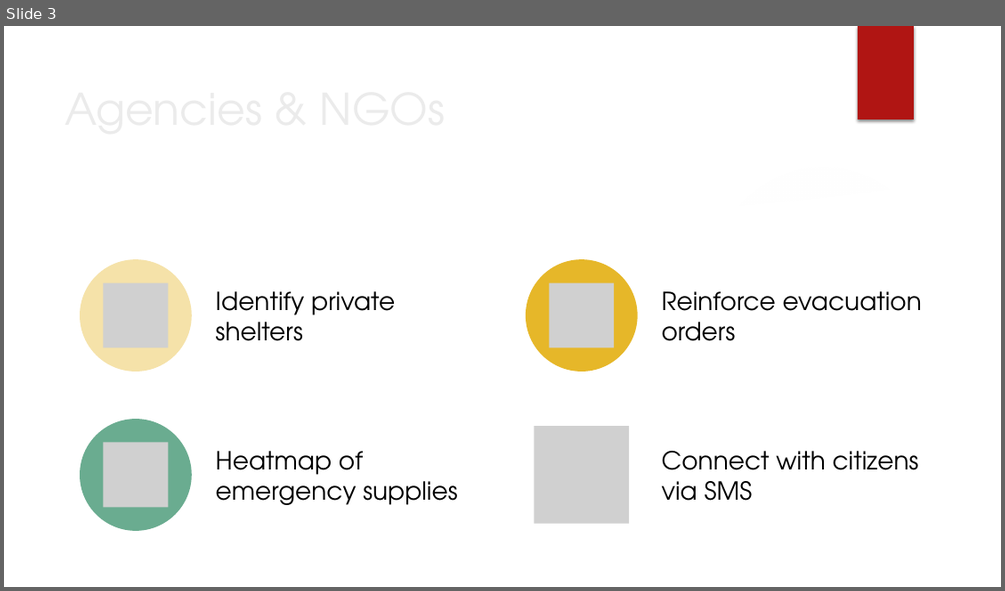
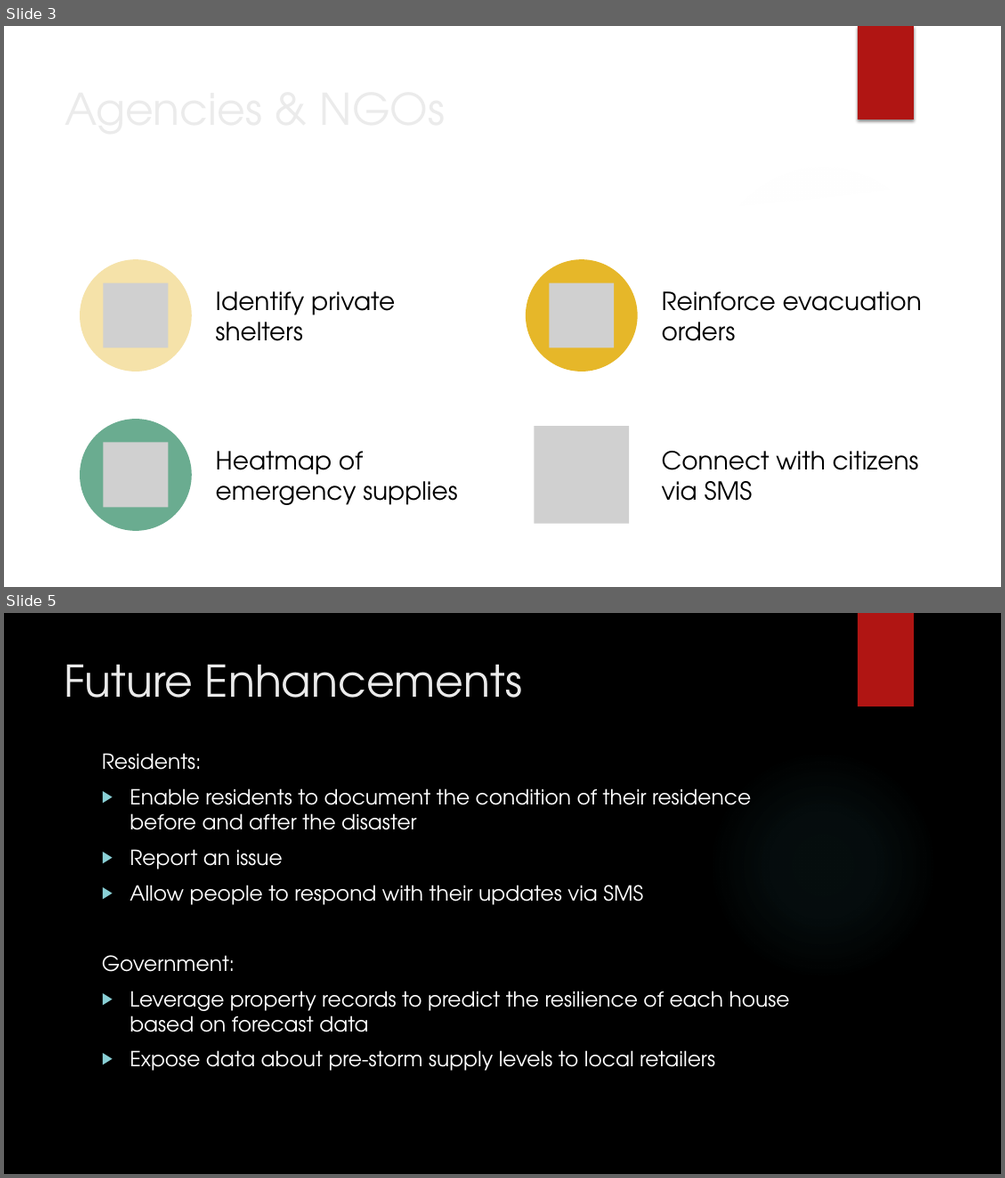
Before and after one commit to brystmar/prepare, a slide deck: presentation/AngelHack 2019 Slides.pptx. Shown one above the other, each under a label of ours: slide 3 before the commit, slides 3 and 5 after it; the slides between them are not shown. The pictures are 1005x591 and 1005x1178 pixels, drawn with LibreOffice and Linux fonts; fonts in the diff are those of the drawing; grey boxes stand for pictures; background and template pictures are left out. Boxes give left, top, right and bottom in pixels: in the first picture for what was removed or moved away, otherwise in the second. Text is boxed around its words. In the diff, an @@ line names an element or a change of style, - is before the commit and + after.

```diff
--- a/presentation/AngelHack 2019 Slides.pptx
+++ b/presentation/AngelHack 2019 Slides.pptx
@@ slide 5 added at (4,613,1001,1174), background picture (left out) @@
@@ rectangle added at (858,613,914,706), fill #B01513 @@
@@ title added at (65,664,522,698), 42 pt, text #EBEBEB @@
+Future Enhancements
@@ text added at (102,753,790,1070), 20 pt, text #FFFFFF @@
+Residents:
+▶ Enable residents to document the condition of their residence before and after the disaster
+▶ Report an issue
+▶ Allow people to respond with their updates via SMS
+Government:
+▶ Leverage property records to predict the resilience of each house based on forecast data
+▶ Expose data about pre-storm supply levels to local retailers
@@ ellipse added at (708,750,938,981), fill gradient #50B9C1 @@
```
Also in this commit, not shown: 2 slides changed, 5 other files.
